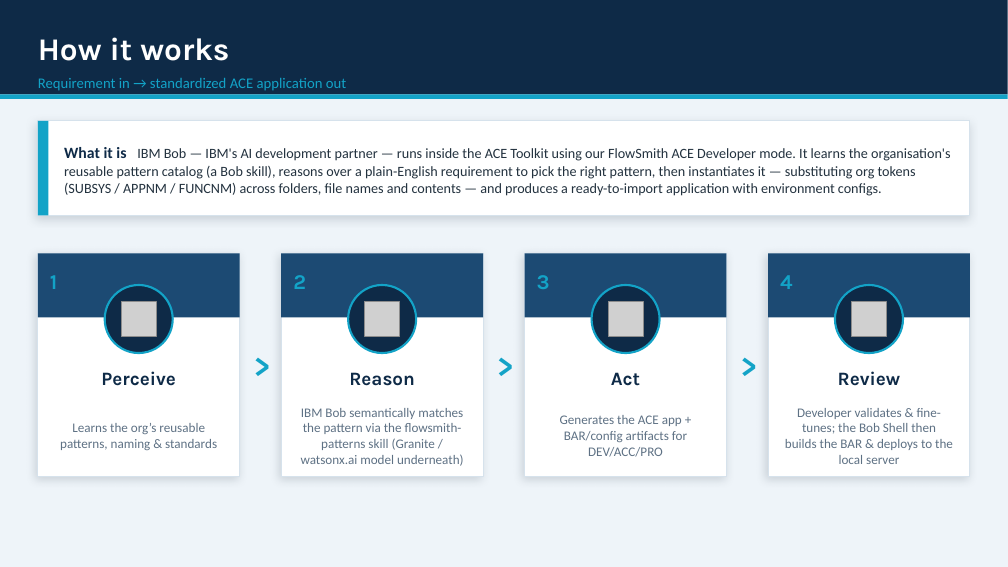
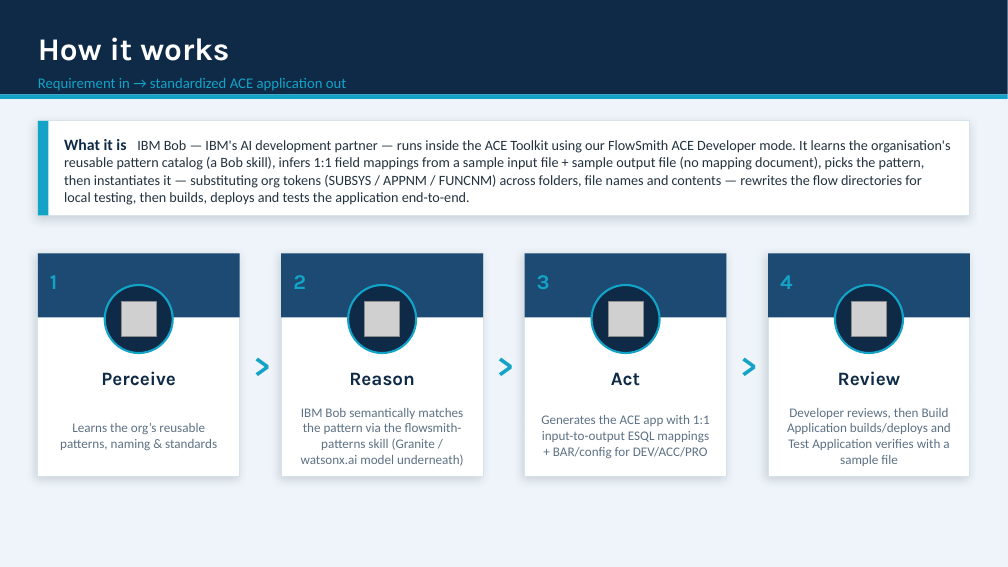
Before and after one commit to Danupriya-Manoharan/SmartACEers-Salini-206218, a slide deck: slide 2 of ACE_FlowSmith_AI.pptx. Drawn at 1008x567 pixels with LibreOffice and Linux fonts; fonts in the diff are those of the drawing; grey boxes stand for pictures. Boxes give left, top, right and bottom in pixels: in the first picture for what was removed or moved away, otherwise in the second. Text is boxed around its words. In the diff, an @@ line names an element or a change of style, - is before the commit and + after.

```diff
--- a/ACE_FlowSmith_AI.pptx
+++ b/ACE_FlowSmith_AI.pptx
@@ text at [64,139,950,205]: text changed @@
-What it is IBM Bob — IBM's AI development partner — runs inside the ACE Toolkit using our FlowSmith ACE Developer mode. It learns the organisation's reusable pattern catalog (a Bob skill), reasons over a plain-English requirement to pick the right pattern, then instantiates it — substituting org tokens (SUBSYS / APPNM / FUNCNM) across folders, file names and contents — and produces a ready-to-import application with environment configs.
+What it is IBM Bob — IBM's AI development partner — runs inside the ACE Toolkit using our FlowSmith ACE Developer mode. It learns the organisation's reusable pattern catalog (a Bob skill), infers 1:1 field mappings from a sample input file + sample output file (no mapping document), picks the pattern, then instantiates it — substituting org tokens (SUBSYS / APPNM / FUNCNM) across folders, file names and contents — rewrites the flow directories for local testing, then builds, deploys and tests the application end-to-end.
@@ text at [541,415,710,458]: text changed @@
-Generates the ACE app + BAR/config artifacts for DEV/ACC/PRO
+Generates the ACE app with 1:1 input-to-output ESQL mappings + BAR/config for DEV/ACC/PRO
@@ text at [787,408,951,466]: text changed @@
-Developer validates & fine-tunes; the Bob Shell then builds the BAR & deploys to the local server
+Developer reviews, then Build Application builds/deploys and Test Application verifies with a sample file
```
Also in this commit, not shown: 1 other slide changed, 1 other file.
